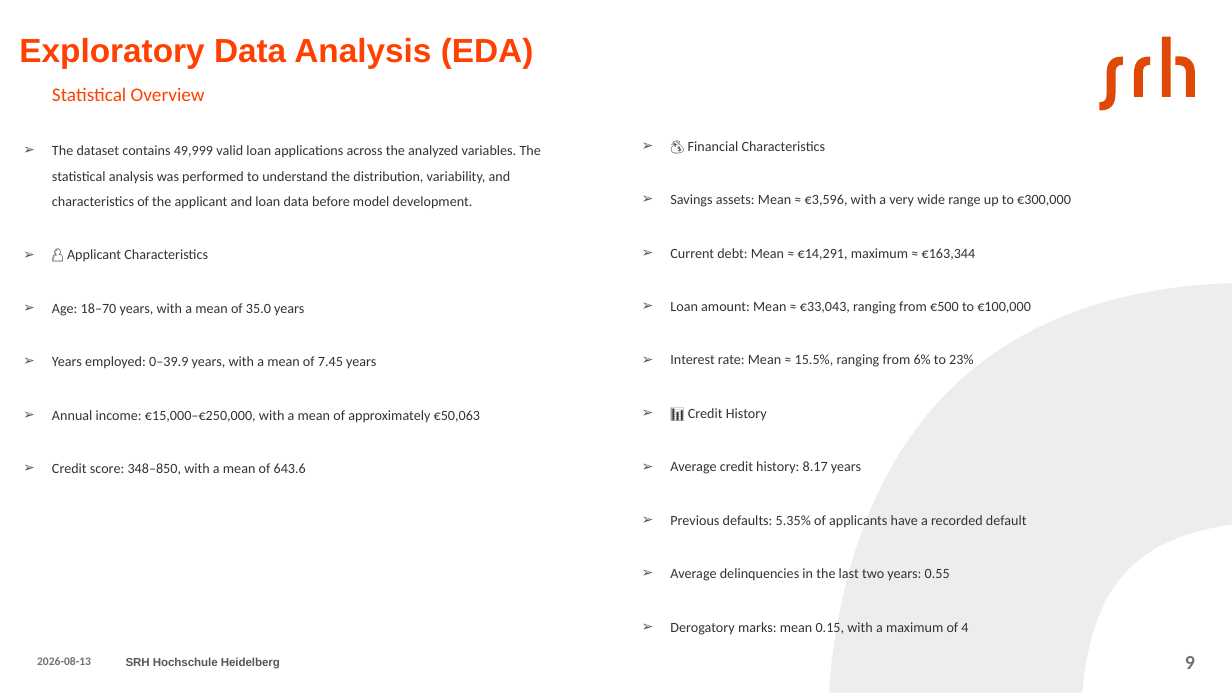
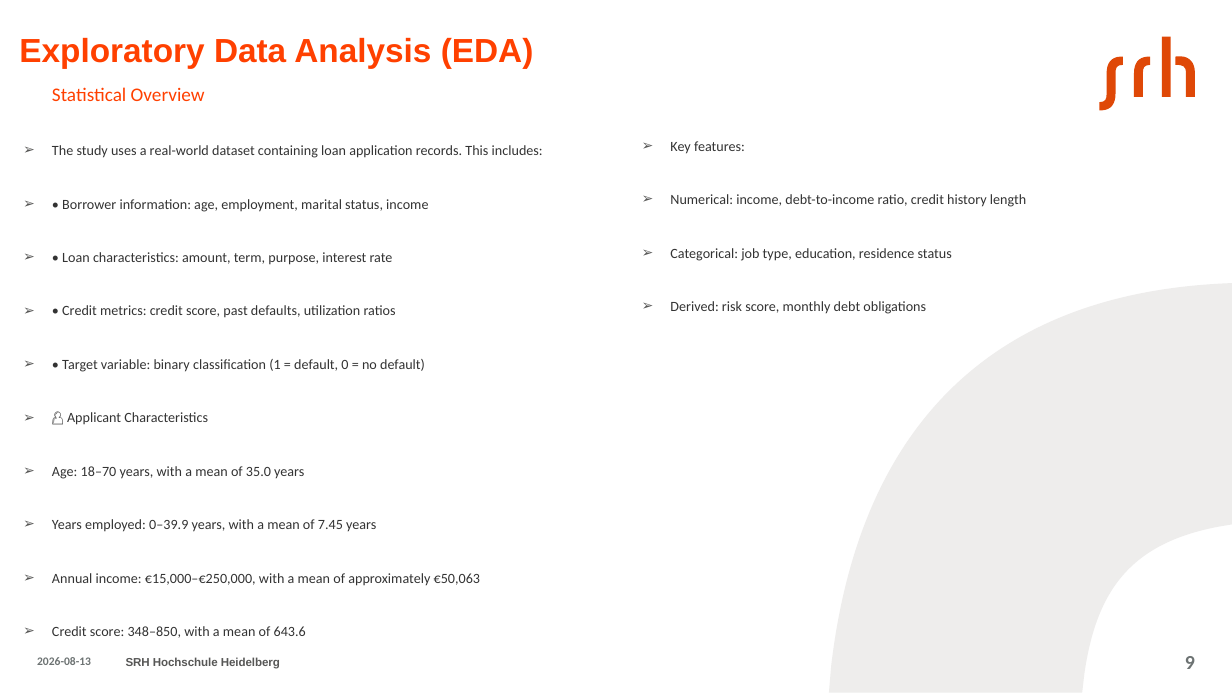
Before and after one commit to aminfeli/Thesis, a slide deck: slide 9 of presentation-.pptx. Drawn at 1232x693 pixels with LibreOffice and Linux fonts; fonts in the diff are those of the drawing. Boxes give left, top, right and bottom in pixels: in the first picture for what was removed or moved away, otherwise in the second. Text is boxed around its words. In the diff, an @@ line names an element or a change of style, - is before the commit and + after.

```diff
--- a/presentation-.pptx
+++ b/presentation-.pptx
@@ text at [52,145,543,372]: text changed @@
-➢ The dataset contains 49,999 valid loan applications across the analyzed variables. The statistical analysis was performed to understand the distribution, variability, and characteristics of the applicant and loan data before model development.
+➢ The study uses a real-world dataset containing loan application records. This includes:
+➢ • Borrower information: age, employment, marital status, income
+➢ • Loan characteristics: amount, term, purpose, interest rate
+➢ • Credit metrics: credit score, past defaults, utilization ratios
+➢ • Target variable: binary classification (1 = default, 0 = no default)
@@ text at [670,141,1026,314]: text changed @@
-➢ 💰 Financial Characteristics
-➢ Savings assets: Mean ≈ €3,596, with a very wide range up to €300,000
-➢ Current debt: Mean ≈ €14,291, maximum ≈ €163,344
-➢ Loan amount: Mean ≈ €33,043, ranging from €500 to €100,000
-➢ Interest rate: Mean ≈ 15.5%, ranging from 6% to 23%
-➢ 📊 Credit History
-➢ Average credit history: 8.17 years
-➢ Previous defaults: 5.35% of applicants have a recorded default
-➢ Average delinquencies in the last two years: 0.55
-➢ Derogatory marks: mean 0.15, with a maximum of 4
+➢ Key features:
+➢ Numerical: income, debt-to-income ratio, credit history length
+➢ Categorical: job type, education, residence status
+➢ Derived: risk score, monthly debt obligations
```
Also in this commit, not shown: 7 other slides changed, 1 slide added, 8 other files.
